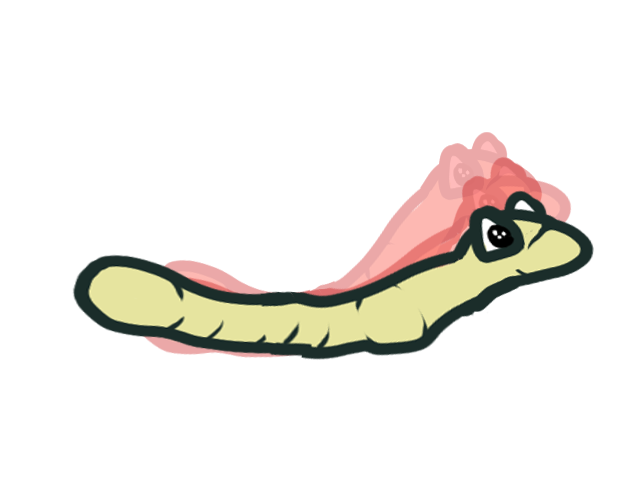
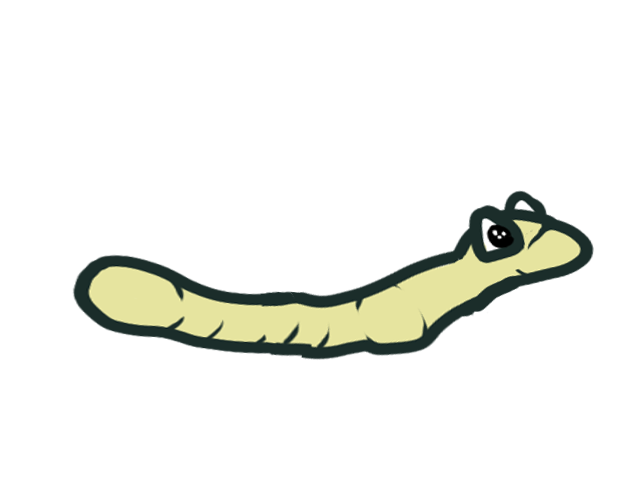
Layers edited between the first and the second w=630, h=500 image:
painted on "Worm" over [left=142, top=132, right=512, bottom=358]
